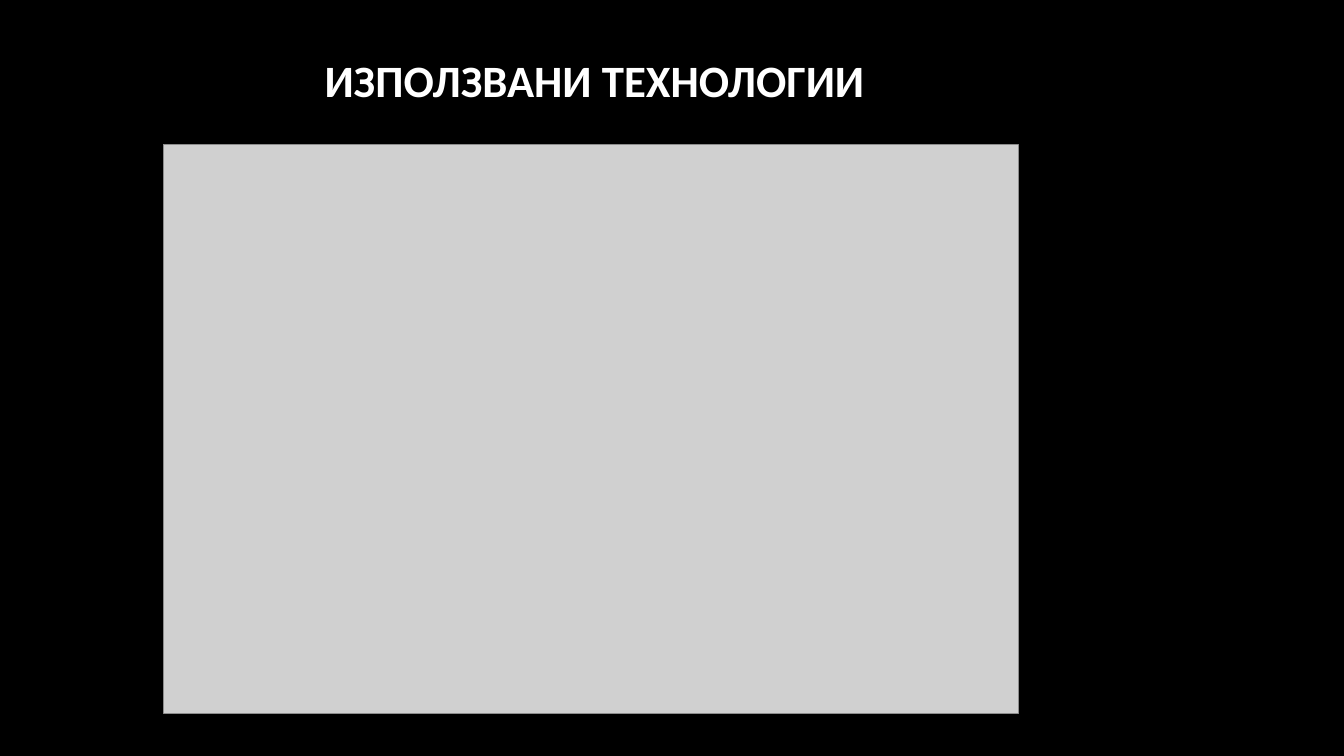
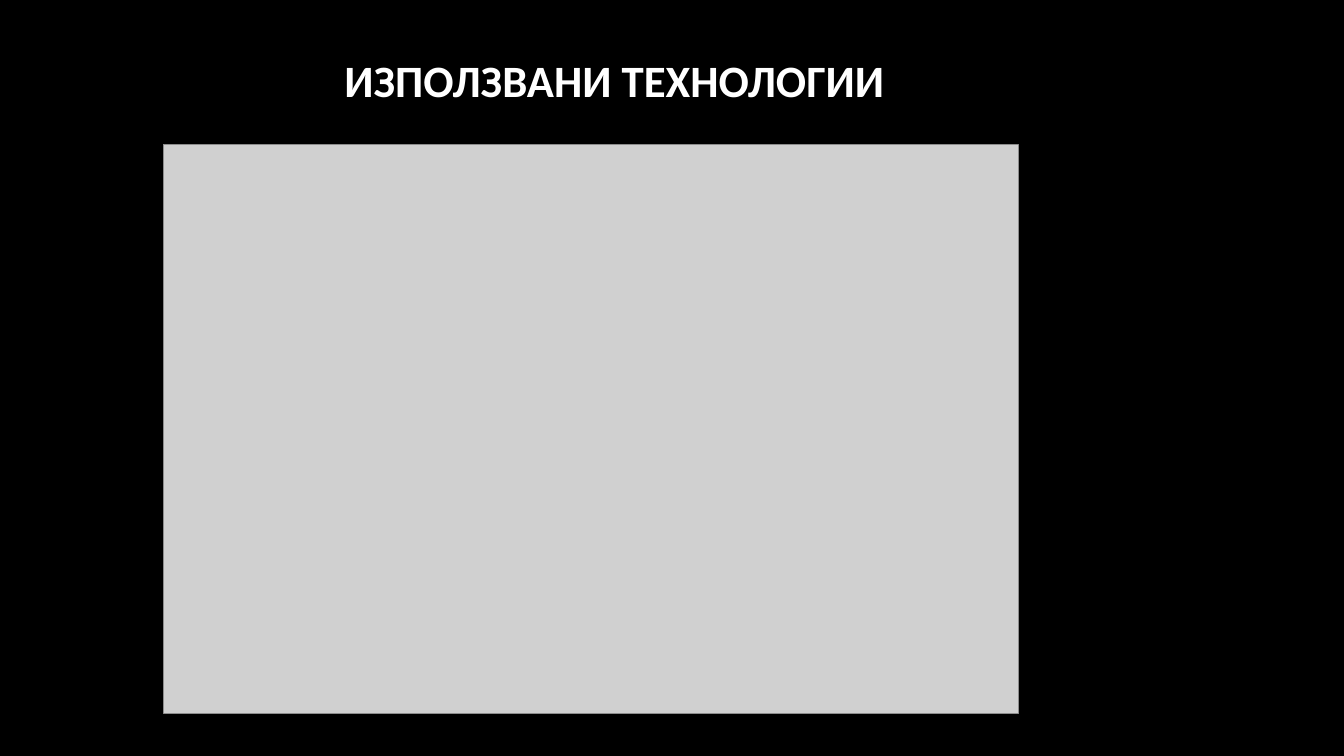
Before and after one commit to pgee-dzi2024/ThemeSP_2603, a slide deck: slide 6 of DR/Защита.pptx. Drawn at 1344x756 pixels with LibreOffice and Linux fonts; fonts in the diff are those of the drawing; grey boxes stand for pictures; background and template pictures are left out. Boxes give left, top, right and bottom in pixels: in the first picture for what was removed or moved away, otherwise in the second. Text is boxed around its words. In the diff, an @@ line names an element or a change of style, - is before the commit and + after.

```diff
--- a/DR/Защита.pptx
+++ b/DR/Защита.pptx
@@ title "ИЗПОЛЗВАНИ ТЕХНОЛОГИИ" at box(344, 67, 884, 98): alignment left to centre @@
```
Also in this commit, not shown: 6 other slides changed, 1 slide added, 1 slide removed, 1 other file.
